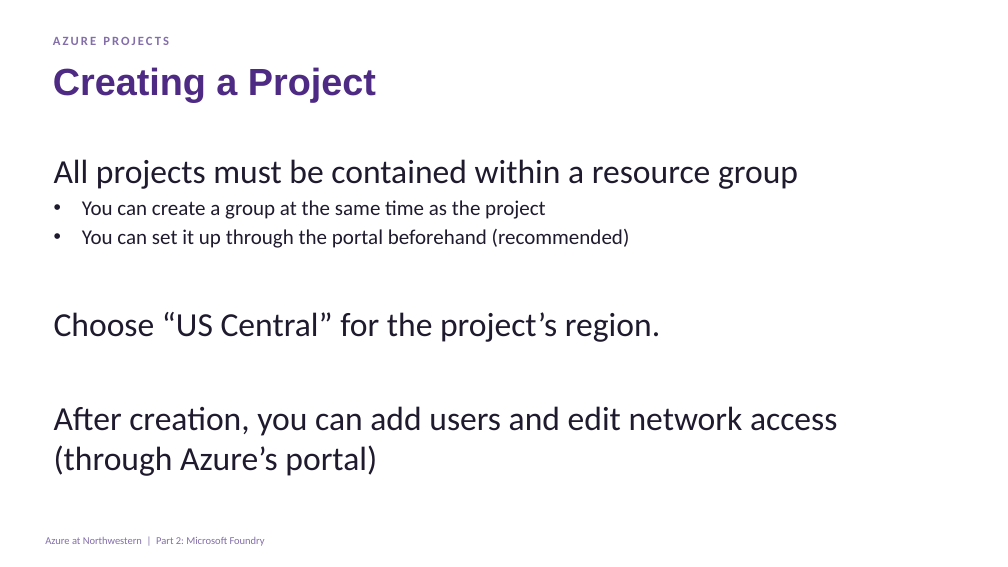
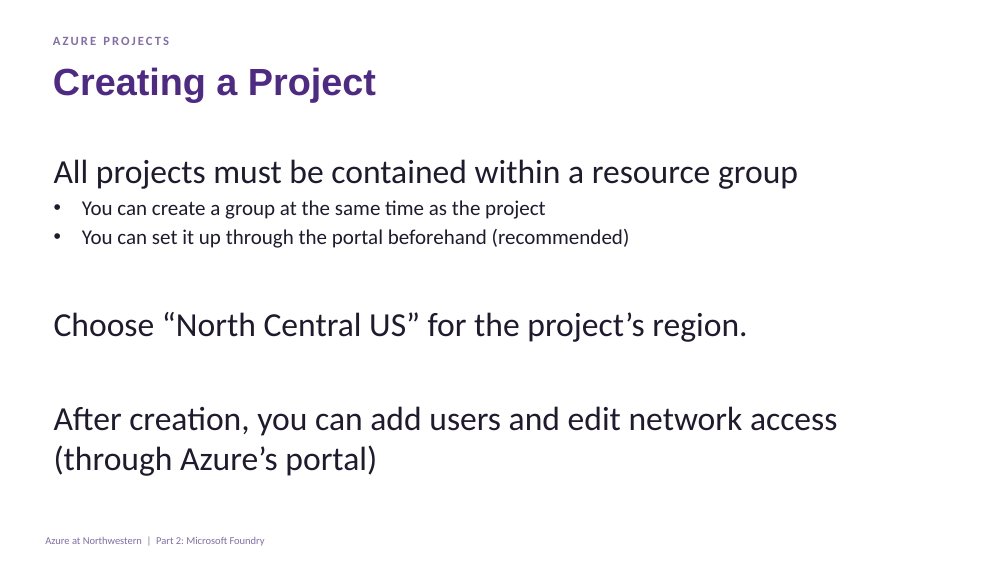
Before and after one commit to nuitrcs/workshop-llms-on-azure, a slide deck: slide 21 of Azure-OpenAI-Workshop-Part1-Cloud-Foundations.pptx. Drawn at 1008x567 pixels with LibreOffice and Linux fonts; fonts in the diff are those of the drawing. Boxes give left, top, right and bottom in pixels: in the first picture for what was removed or moved away, otherwise in the second. Text is boxed around its words. In the diff, an @@ line names an element or a change of style, - is before the commit and + after.

```diff
--- a/Azure-OpenAI-Workshop-Part1-Cloud-Foundations.pptx
+++ b/Azure-OpenAI-Workshop-Part1-Cloud-Foundations.pptx
@@ text at <box>54,312,747,342</box>: text changed @@
-Choose “US Central” for the project’s region.
+Choose “North Central US” for the project’s region.
```
Also in this commit, not shown: 2 other slides changed, 1 slide added, 1 other file.
